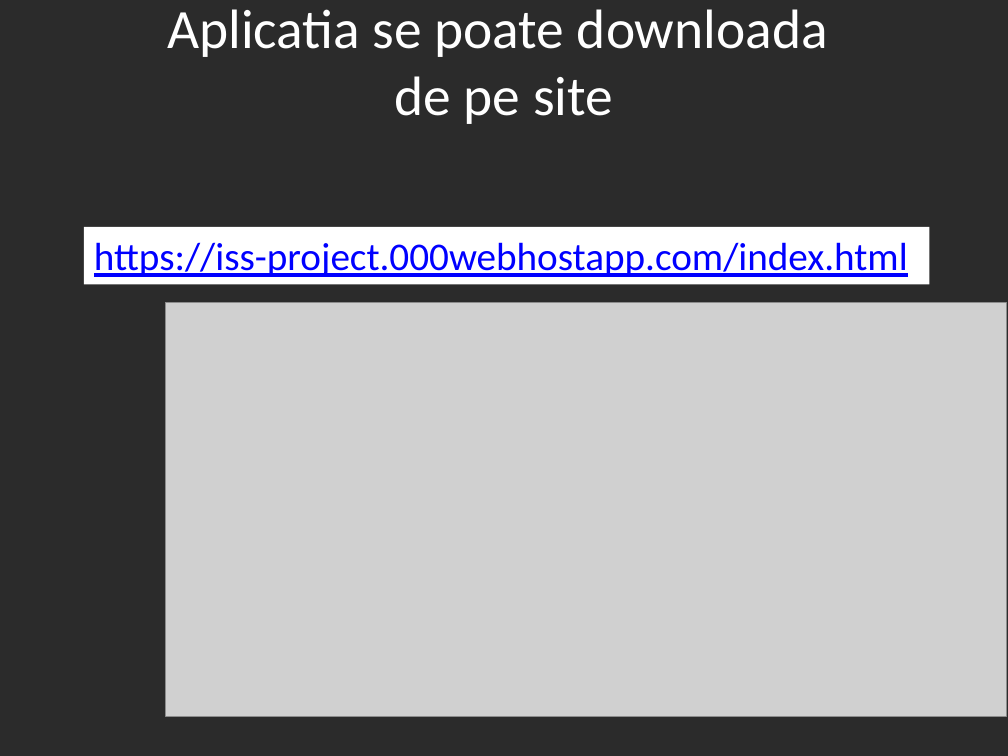
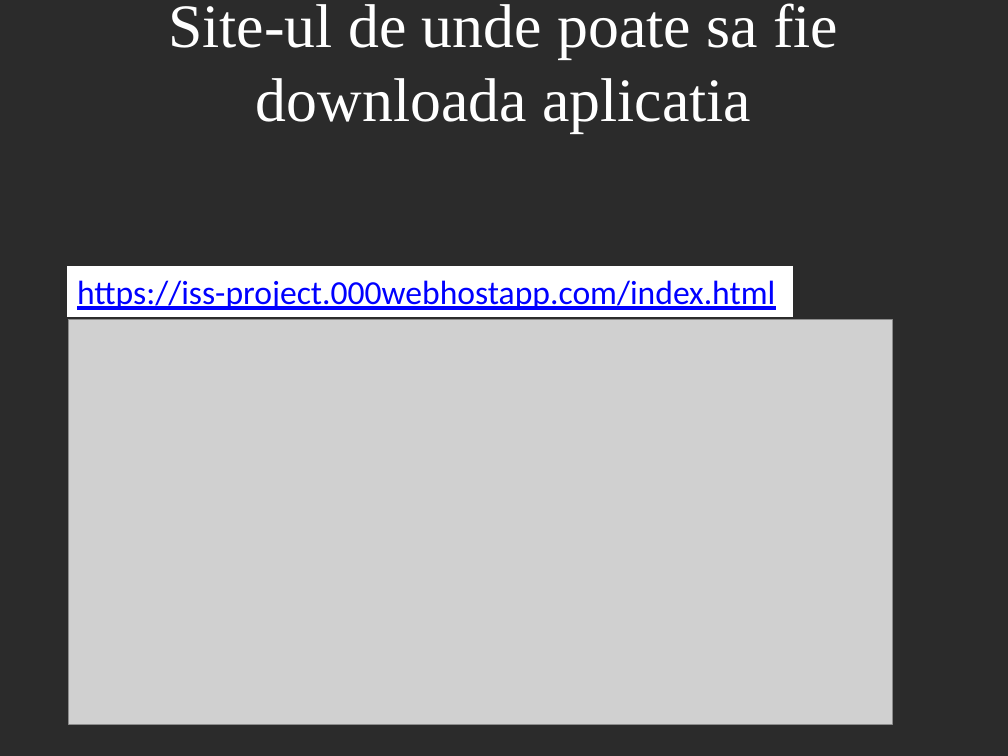
Before and after one commit to ovidiuenache/iss-project, a slide deck: slide 9 of Documentatie/Prezentare.pptx. Drawn at 1008x756 pixels with LibreOffice and Linux fonts; fonts in the diff are those of the drawing; grey boxes stand for pictures; background and template pictures are left out; a plain dark background stands for a picture behind light text. Boxes give left, top, right and bottom in pixels: in the first picture for what was removed or moved away, otherwise in the second. Text is boxed around its words. In the diff, an @@ line names an element or a change of style, - is before the commit and + after.

```diff
--- a/Documentatie/Prezentare.pptx
+++ b/Documentatie/Prezentare.pptx
@@ title at [168, 3, 838, 133]: text changed; size 39.6 to 44.1 pt; font Calibri to Times New Roman @@
-Aplicatia se poate downloada
-de pe site
+Site-ul de unde poate sa fie downloada aplicatia
@@ rectangle "https://iss-project.000webhostapp.com/index.html": place and size @@
-rectangle "https://iss-project.000webhostapp.com/index.html" at [84, 227, 929, 284]
+rectangle "https://iss-project.000webhostapp.com/index.html" at [68, 266, 793, 317]
@@ rectangle "https://iss-project.000webhostapp.com/index.html" at [68, 266, 793, 317]: size 28 to 24 pt @@
@@ picture: place and size @@
-picture at [165, 302, 1006, 717]
+picture at [69, 320, 892, 725]
```
Also in this commit, not shown: 27 other slides changed, 8 slides added, 1 slide removed, 2 other files.
